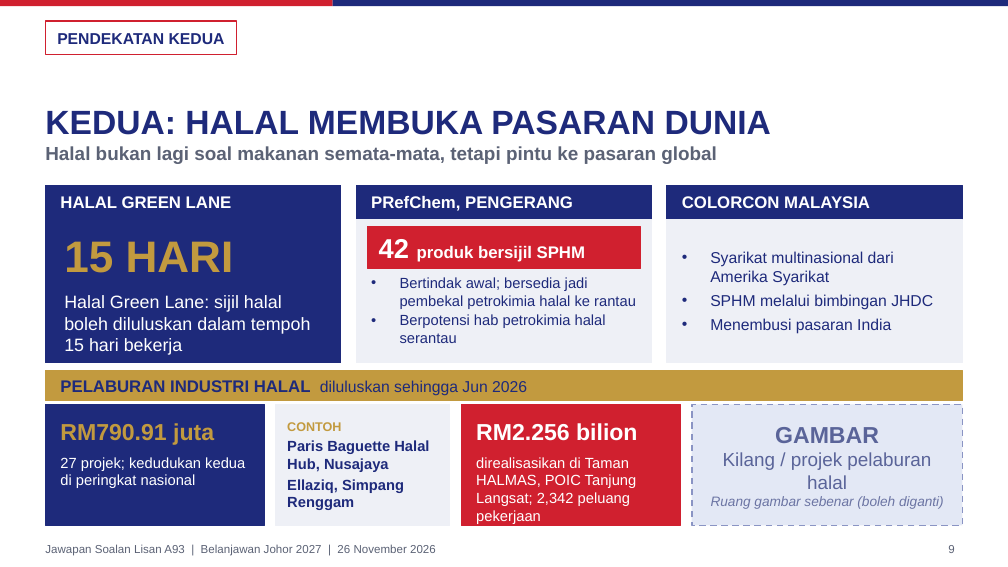
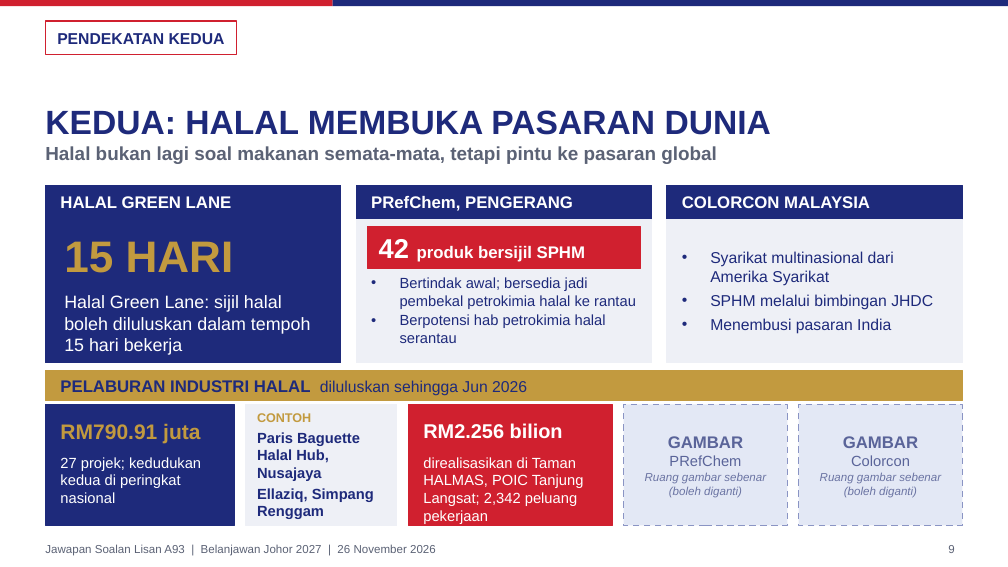
Before and after one commit to nawaljoe/Nawal, a slide deck: slide 9 of slides/A93_Halal_Johor_16x9.pptx. Drawn at 1008x567 pixels with LibreOffice and Linux fonts; fonts in the diff are those of the drawing; background and template pictures are left out. Boxes give left, top, right and bottom in pixels: in the first picture for what was removed or moved away, otherwise in the second. Text is boxed around its words. In the diff, an @@ line names an element or a change of style, - is before the commit and + after.

```diff
--- a/slides/A93_Halal_Johor_16x9.pptx
+++ b/slides/A93_Halal_Johor_16x9.pptx
@@ rectangle: place and size @@
-rectangle at <box>45,405,265,526</box>
+rectangle at <box>45,405,234,526</box>
@@ text "RM790.91 juta" at <box>60,424,200,443</box>: size 22 to 20 pt @@
@@ rectangle: place and size @@
-rectangle at <box>276,405,450,526</box>
+rectangle at <box>246,405,397,526</box>
@@ text "CONTOH" rewrapped from <box>287,422,429,510</box> to <box>257,413,374,519</box> @@
@@ rectangle: place and size @@
-rectangle at <box>461,405,681,526</box>
+rectangle at <box>408,405,613,526</box>
@@ text "RM2.256 bilion": place and size @@
-text "RM2.256 bilion" at <box>476,423,637,441</box>
+text "RM2.256 bilion" at <box>423,423,563,438</box>
@@ text "RM2.256 bilion" at <box>423,423,563,438</box>: size 22 to 19 pt @@
@@ rectangle: place and size @@
-rectangle at <box>692,405,963,526</box>
+rectangle at <box>624,405,788,526</box>
@@ text "GAMBAR": place and size @@
-text "GAMBAR" at <box>711,427,944,509</box>
+text "GAMBAR" at <box>645,436,766,497</box>
@@ rectangle added at <box>799,405,963,526</box>, fill #E3E8F5, outline #8A94C4 1.5 pt dashed @@
@@ text at <box>645,436,766,497</box>: size 22 to 16 pt in "GAMBAR"; size 13 to 11 pt in "Ruang gambar sebenar (boleh diganti)" @@
@@ text added at <box>820,436,941,497</box>, 11 pt, text #6B74A3, italic @@
+GAMBAR
+Colorcon
+Ruang gambar sebenar (boleh diganti)
@@ text "27 projek; kedudukan kedua di ..." rewrapped from <box>60,457,245,488</box> to <box>60,457,201,503</box> @@
@@ text "direalisasikan di Taman HALMAS, POIC ...": place and size @@
-text "direalisasikan di Taman HALMAS, POIC ..." at <box>476,457,637,524</box>
+text "direalisasikan di Taman HALMAS, POIC ..." at <box>423,457,584,524</box>
@@ text at <box>669,455,741,466</box>: text changed; size 18 to 14 pt @@
-Kilang / projek pelaburan halal
+PRefChem
```
Also in this commit, not shown: 4 other files.
